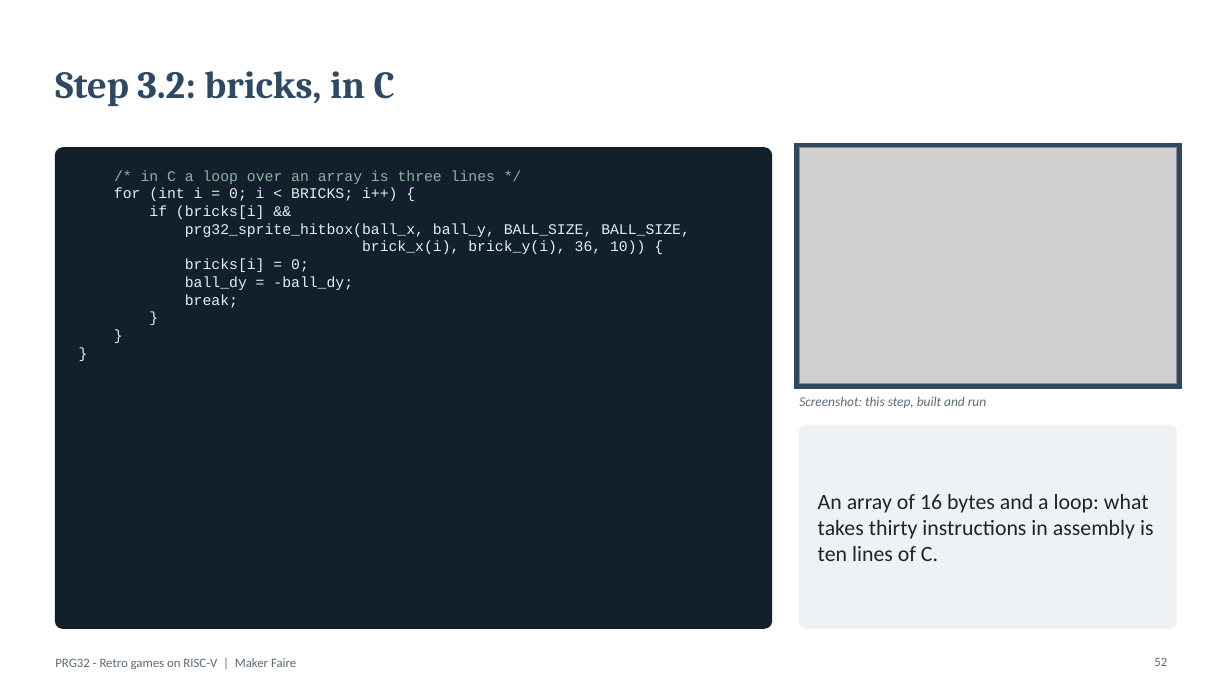
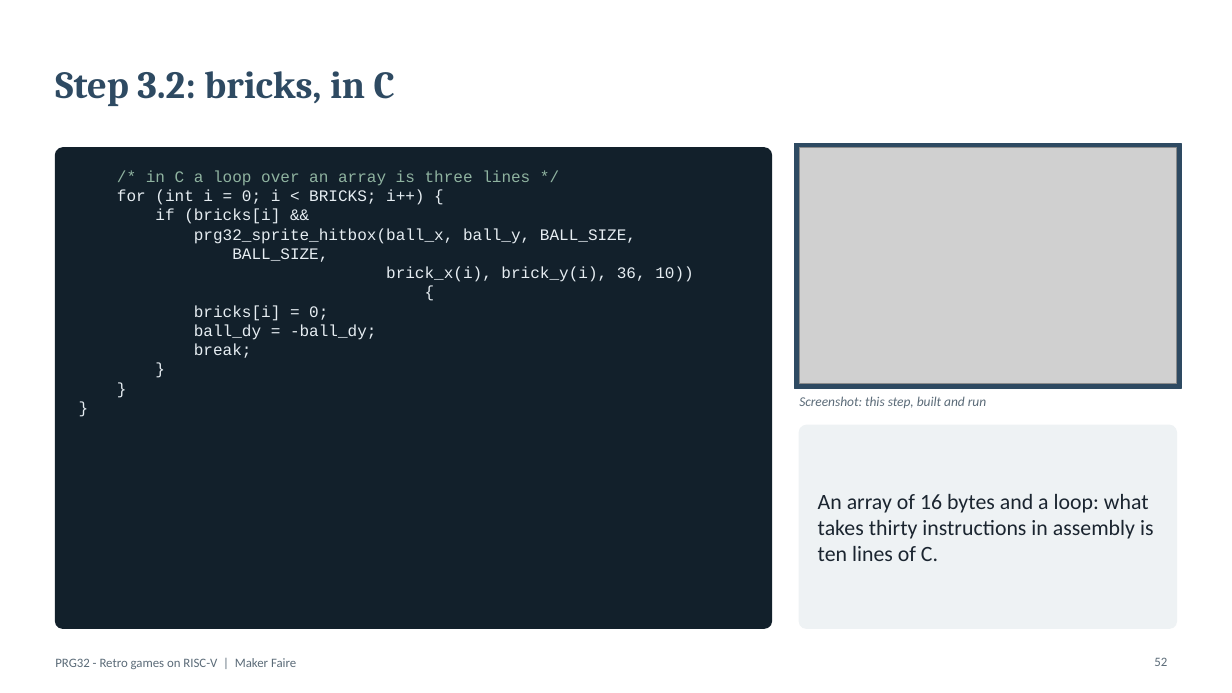
Before and after one commit to riscv-prg32/Playing-with-RISC-V_PRG32_textbook, a slide deck: slide 52 of workshops/Maker_Faire/PRG32_Maker_Faire_EN.pptx. Drawn at 1232x693 pixels with LibreOffice and Linux fonts; fonts in the diff are those of the drawing; grey boxes stand for pictures. Boxes give left, top, right and bottom in pixels: in the first picture for what was removed or moved away, otherwise in the second. Text is boxed around its words. In the diff, an @@ line names an element or a change of style, - is before the commit and + after.

```diff
--- a/workshops/Maker_Faire/PRG32_Maker_Faire_EN.pptx
+++ b/workshops/Maker_Faire/PRG32_Maker_Faire_EN.pptx
@@ text at [117, 170, 530, 358]: size 11.5 to 12.5 pt in "/* in C a loop over an ...", "for (int i = 0; i < ...", "if (bricks[i] &&", "bricks[i] = 0;" and 5 more places @@
@@ text at [194, 228, 693, 282]: text changed; size 11.5 to 12.5 pt @@
-prg32_sprite_hitbox(ball_x, ball_y, BALL_SIZE, BALL_SIZE,
-brick_x(i), brick_y(i), 36, 10)) {
+prg32_sprite_hitbox(ball_x, ball_y, BALL_SIZE,
+BALL_SIZE,
+brick_x(i), brick_y(i), 36, 10))
+{
```
Also in this commit, not shown: 6 other slides changed, 43 other files.
